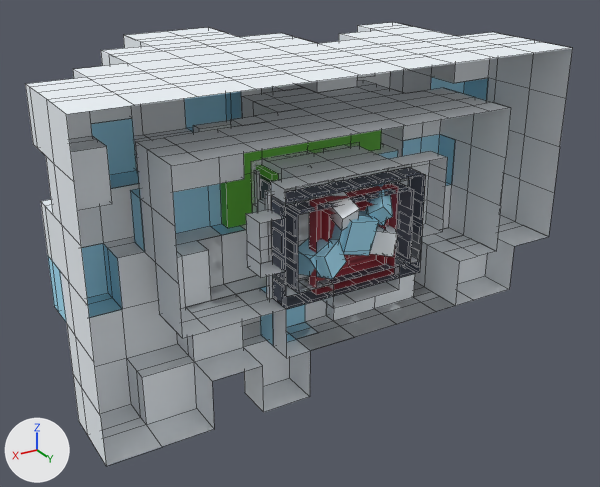
Two versions of the FBX model forja-rapida/arte/fbx/Deco_Zona3.fbx, one commit apart.
One viewpoint serves both versions: a 50 mm lens placed at (9.02, 12.76, 6.62), pointed at (-0.19, -2.59, -1.06). The axes (+X, +Y, +Z) are drawn at lower left. The lights are the same throughout. The picture after the commit comes second. Mesh edges are drawn as thin lines. Where no turn or scale is listed for an object, it has been applied to the vertices.

In view in the first picture: 'Escalones_Nevados_1_Piedra', 'Escalones_Nevados_2_Piedra', 'Monte_Nevado_Chico_Nieve', 'Monte_Nevado_Grande_Hielo', 'Monte_Nevado_Grande_Nieve', 'Monte_Nevado_Mediano_Hielo', 'Monte_Nevado_Mediano_Nieve', 'Pico_Hielo_HieloBlanco', 'Pico_Hielo_HieloCeleste', 'Pino_Nevado_Chico_Tronco', 'Pino_Nevado_Grande_Copa', 'Pino_Nevado_Grande_Tronco' and 6 more.
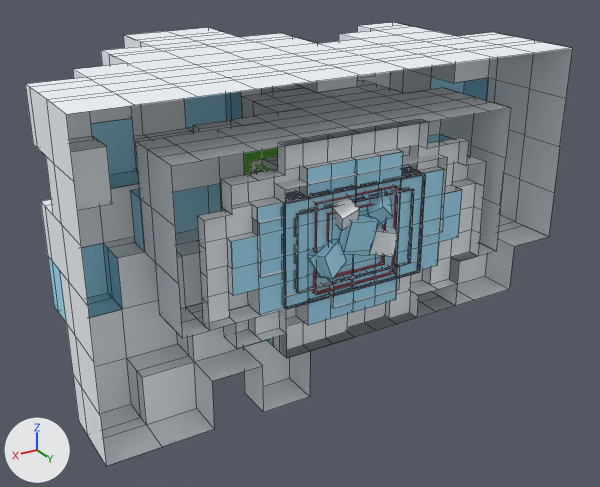
Boxes (x1, y1, x2, y2) around the edits, measured in the pictures (600 x 487 px):
'Lago_Congelado_Nieve', added: after (198, 120, 487, 358)
'Lago_Congelado_Hielo', added (cyan): after (231, 152, 462, 325)
'Monte_Nevado_Chico_Nieve', unchanged, covered by the edit: before (246, 146, 448, 308); after (253, 154, 448, 308)
'Escalones_Nevados_1_Piedra', unchanged, covered by the edit: before (260, 167, 426, 309); after (282, 167, 426, 309)
'Escalones_Nevados_2_Piedra', unchanged, covered by the edit: before (286, 182, 414, 293); after (294, 187, 414, 293)
'Pino_Nevado_Grande_Copa', unchanged, covered by the edit: before (220, 130, 382, 228); after (220, 148, 278, 211)

What changed in the scene script:
```text
Add mat_lago_hielo:
    mat_lago_hielo = principled_material('Lago_hielo')
    mat_lago_hielo.base_color = (0.392, 0.791, 1.0)  # cyan #a8e6ff
    mat_lago_hielo.roughness = 0.6
Add mat_lago_nieve:
    mat_lago_nieve = principled_material('Lago_nieve')
    mat_lago_nieve.base_color = (0.905, 0.956, 1.0)  # white #f4faff
    mat_lago_nieve.roughness = 0.6
Add me_lago_congelado_hielo:
    me_lago_congelado_hielo.from_pydata(...)  # 84 vertices, 65 faces; spans x -2.8..2.8, y -0.14..-0.08, z -1.68..1.68
    me_lago_congelado_hielo.materials.append(mat_lago_hielo)  # cyan #a8e6ff
Add me_lago_congelado_nieve:
    me_lago_congelado_nieve.from_pydata(...)  # 174 vertices, 123 faces; spans x -3.36..3.36, y -0.56..0.0, z -2.24..2.24
    me_lago_congelado_nieve.materials.append(mat_lago_nieve)  # white #f4faff
Add ob_lago_congelado_hielo:
    ob_lago_congelado_hielo = bpy.data.objects.new('Lago_Congelado_Hielo', me_lago_congelado_hielo)
    ob_lago_congelado_hielo.location = (0.0, 0.0, 0.0)
Add ob_lago_congelado_nieve:
    ob_lago_congelado_nieve = bpy.data.objects.new('Lago_Congelado_Nieve', me_lago_congelado_nieve)
    ob_lago_congelado_nieve.location = (0.0, 0.0, 0.0)
```
